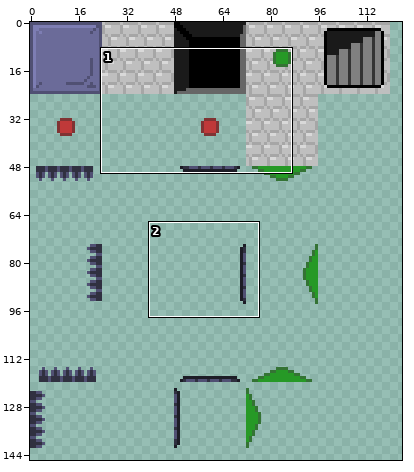
A sprite sheet gets an edit: graphics/tiles-terrain.png. Above: a wide view before the commit, with the close-up outlined.
Close-up. The starting point:
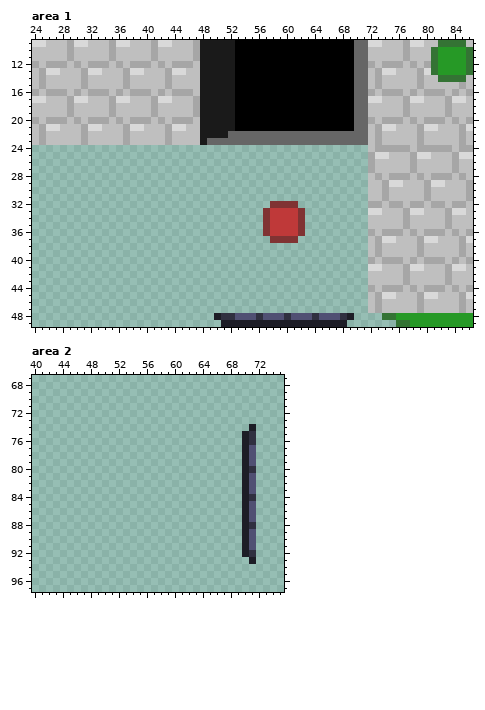
The file is 240x240 pixels. Shown: area 1: x 24..86, y 9..49; area 2: x 40..75, y 67..97. The wide view leaves out empty margins. The commit also changed other parts of the picture, which this record leaves out.
After:
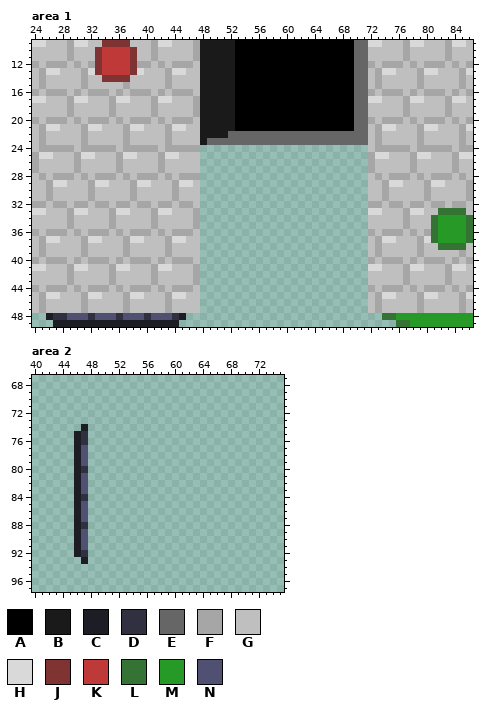
Palette (. is transparent): A #000000  B #1a1a1a  C #1d1d26  D #303040  E #666666  F #a6a6a6  G #bfbfbf  H #d9d9d9  J #803333  K #bf3939  L #347334  M #269926  N #505073
Edits made:
Area 1:
y 9: x 34..37 GFHH -> JJJJ; x 82..85 LLLL -> GFHH
y 10..11: x 33..38 GGFGGG -> JKKKKJ; x 81..86 LMMMML -> GGFGGG
y 12: x 33..38 FFGFGF -> JKKKKJ; x 81..86 LMMMML -> FFGFGF
y 13: x 33..38 HGGGFH -> JKKKKJ; x 81..86 LMMMML -> HGGGFH
y 14: x 34..37 GGGF -> JJJJ; x 82..85 LLLL -> GGGF
y 24: x 24..47 ........................ -> GFFFFFGFFFFFGFFFFFGFFFFF
y 25: x 24..47 ........................ -> FHHGGGFHHGGGFHHGGGFHHGGG
y 26..27: x 24..47 ........................ -> FGGGGGFGGGGGFGGGGGFGGGGG
y 28: x 24..47 ........................ -> GFGFFFGFGFFFGFGFFFGFGFFF
y 29: x 24..47 ........................ -> GGFHHGGGFHHGGGFHHGGGFHHG
y 30..31: x 24..47 ........................ -> GGFGGGGGFGGGGGFGGGGGFGGG
y 32: x 24..47 ........................ -> FFGFFGFFGFFGFFGFFGFFGFFG; x 58..61 JJJJ -> ....
y 33: x 24..47 ........................ -> HHGGGFHHGGGFHHGGGFHHGGGF; x 57..62 JKKKKJ -> ......; x 82..85 GFHH -> LLLL
y 34..35: x 24..47 ........................ -> GGGGGFGGGGGFGGGGGFGGGGGF; x 57..62 JKKKKJ -> ......; x 81..86 GGFGGG -> LMMMML
y 36: x 24..47 ........................ -> FGFFFGFGFFFGFGFFFGFGFFFG; x 57..62 JKKKKJ -> ......; x 81..86 FFGFGF -> LMMMML
y 37: x 24..47 ........................ -> GFHHGGGFHHGGGFHHGGGFHHGG; x 58..61 JJJJ -> ....; x 81..86 HGGGFH -> LMMMML
y 38: x 24..47 ........................ -> GFGGGGGFGGGGGFGGGGGFGGGG; x 82..85 GGGF -> LLLL
y 39: x 24..47 ........................ -> GFGGGGGFGGGGGFGGGGGFGGGG
y 40: x 24..47 ........................ -> FGFFFGFGFFFGFGFFFGFGFFFG
y 41: x 24..47 ........................ -> HHGGGFHHGGGFHHGGGFHHGGGF
y 42..43: x 24..47 ........................ -> GGGGGFGGGGGFGGGGGFGGGGGF
y 44: x 24..47 ........................ -> FGFFFGFGFFFGFGFFFGFGFFFG
y 45: x 24..47 ........................ -> GFHHGGGFHHGGGFHHGGGFHHGG
y 46..47: x 24..47 ........................ -> GFGGGGGFGGGGGFGGGGGFGGGG
y 48: x 26..45 .................... -> CDDNNNDNNNDNNNDNNNDC; x 50..69 CDDNNNDNNNDNNNDNNNDC -> ....................
y 49: x 27..44 .................. -> CCCCCCCCCCCCCCCCCC; x 51..68 CCCCCCCCCCCCCCCCCC -> ..................
Area 2:
y 74: x 47 . -> C; x 71 C -> .
y 75..76: x 46..47 .. -> CD; x 70..71 CD -> ..
y 77..79: x 46..47 .. -> CN; x 70..71 CN -> ..
y 80: x 46..47 .. -> CD; x 70..71 CD -> ..
y 81..83: x 46..47 .. -> CN; x 70..71 CN -> ..
y 84: x 46..47 .. -> CD; x 70..71 CD -> ..
y 85..87: x 46..47 .. -> CN; x 70..71 CN -> ..
y 88: x 46..47 .. -> CD; x 70..71 CD -> ..
y 89..91: x 46..47 .. -> CN; x 70..71 CN -> ..
y 92: x 46..47 .. -> CD; x 70..71 CD -> ..
y 93: x 47 . -> C; x 71 C -> .
Boxes around the changes in both close-ups, in picture pixels (x1, y1, x2, y2):
changed: (95, 40, 137, 82)
changed: (431, 40, 473, 82)
changed: (32, 145, 354, 327)
changed: (431, 208, 473, 250)
added: (74, 424, 88, 564)
erased: (242, 424, 256, 564)
